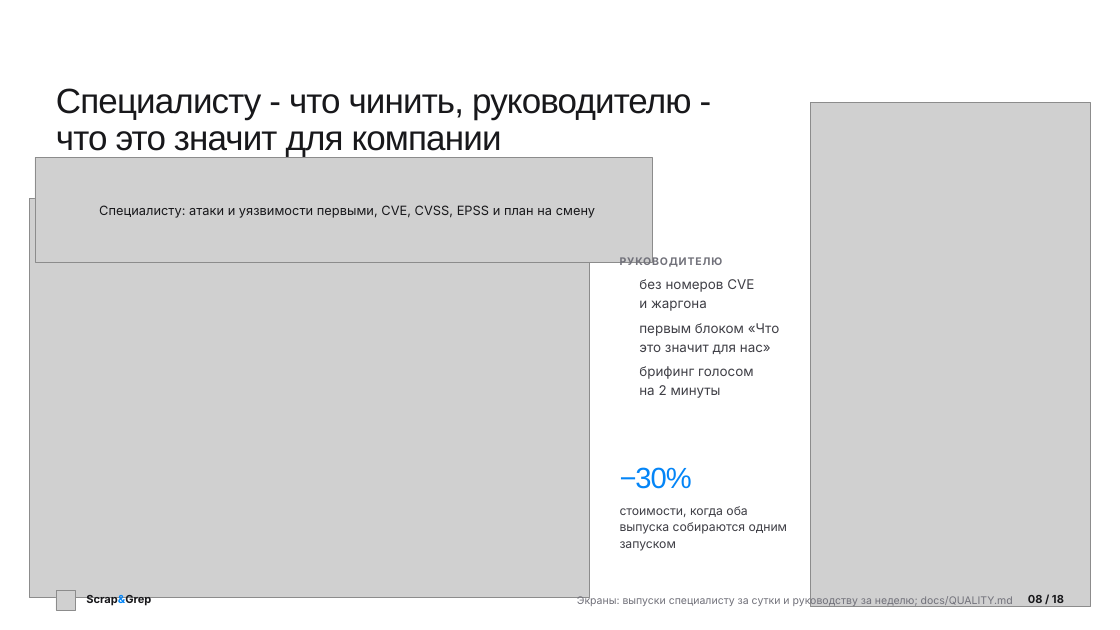
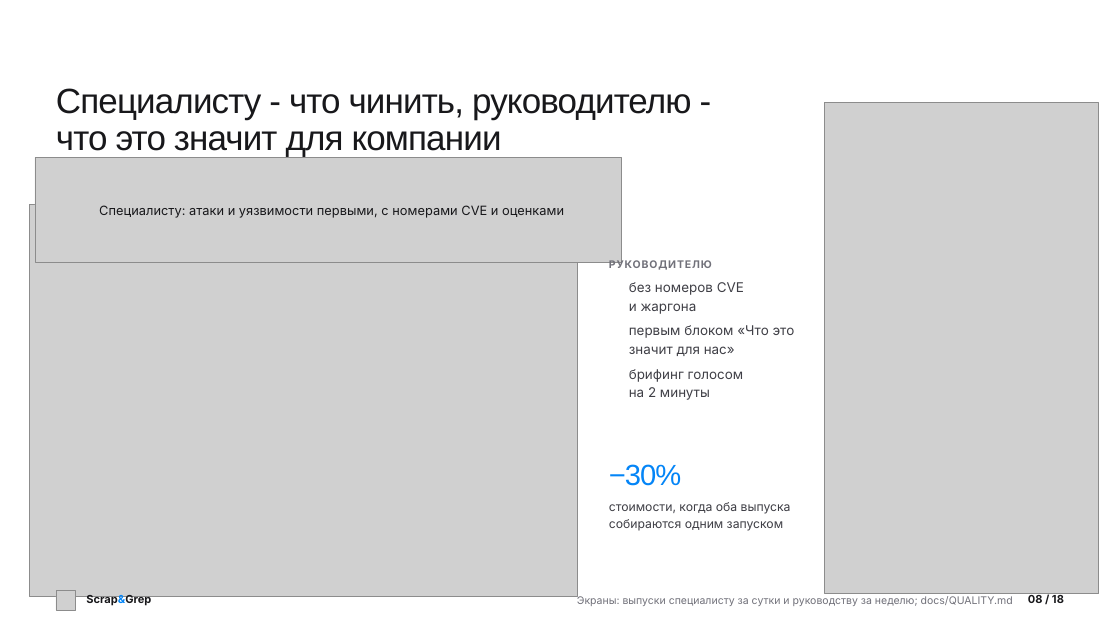
Before and after one commit to verikirill/scrap-and-grep, a slide deck: slide 8 of docs/presentation/scrapgrep.pptx. Drawn at 1120x630 pixels with LibreOffice and Linux fonts; fonts in the diff are those of the drawing; grey boxes stand for pictures; background and template pictures are left out. Boxes give left, top, right and bottom in pixels: in the first picture for what was removed or moved away, otherwise in the second. Text is boxed around its words. In the diff, an @@ line names an element or a change of style, - is before the commit and + after.

Commit message:
docs: deck without repeated facts, a 2026 price slide with sources, even layout
Every fact now stands on one slide: the cover names the audiences, the problem shows sources, publications and the KEV deadline, the speed slide compares models, the analyst study keeps time and coverage, and a new slide prices a digest by analyst and by assistant with six dated sources. Layout checked for equal margins and room above the footer; PPTX carries superscript references.

```diff
--- a/docs/presentation/scrapgrep.pptx
+++ b/docs/presentation/scrapgrep.pptx
@@ picture: place and size @@
-picture at <box>811,103,1091,606</box>
+picture at <box>825,103,1099,594</box>
@@ picture: place and size @@
-picture at <box>35,158,653,263</box>
+picture at <box>35,158,623,263</box>
@@ picture: place and size @@
-picture at <box>29,198,590,598</box>
+picture at <box>29,204,578,597</box>
@@ text at <box>99,205,564,218</box>: text changed @@
-Специалисту: атаки и уязвимости первыми, CVE, CVSS, EPSS и план на смену
+Специалисту: атаки и уязвимости первыми, с номерами CVE и оценками
@@ text "РУКОВОДИТЕЛЮ": place and size @@
-text "РУКОВОДИТЕЛЮ" at <box>620,257,723,267</box>
+text "РУКОВОДИТЕЛЮ" at <box>609,259,712,270</box>
@@ text "без номеров CVE и жаргона": place and size @@
-text "без номеров CVE и жаргона" at <box>639,279,754,311</box>
+text "без номеров CVE и жаргона" at <box>629,282,744,314</box>
@@ text "первым блоком «Что это значит ..." rewrapped from <box>639,323,780,354</box> to <box>629,325,795,356</box> @@
@@ text "брифинг голосом на 2 минуты": place and size @@
-text "брифинг голосом на 2 минуты" at <box>639,366,754,398</box>
+text "брифинг голосом на 2 минуты" at <box>629,369,744,400</box>
@@ text "−30%": place and size @@
-text "−30%" at <box>620,467,692,489</box>
+text "−30%" at <box>609,464,681,486</box>
@@ text "стоимости, когда оба выпуска собираются ..." rewrapped from <box>620,506,788,551</box> to <box>609,502,791,531</box> @@
```
Also in this commit, not shown: 15 other slides changed, 2 slides added, 2 slides removed, 5 other files.
